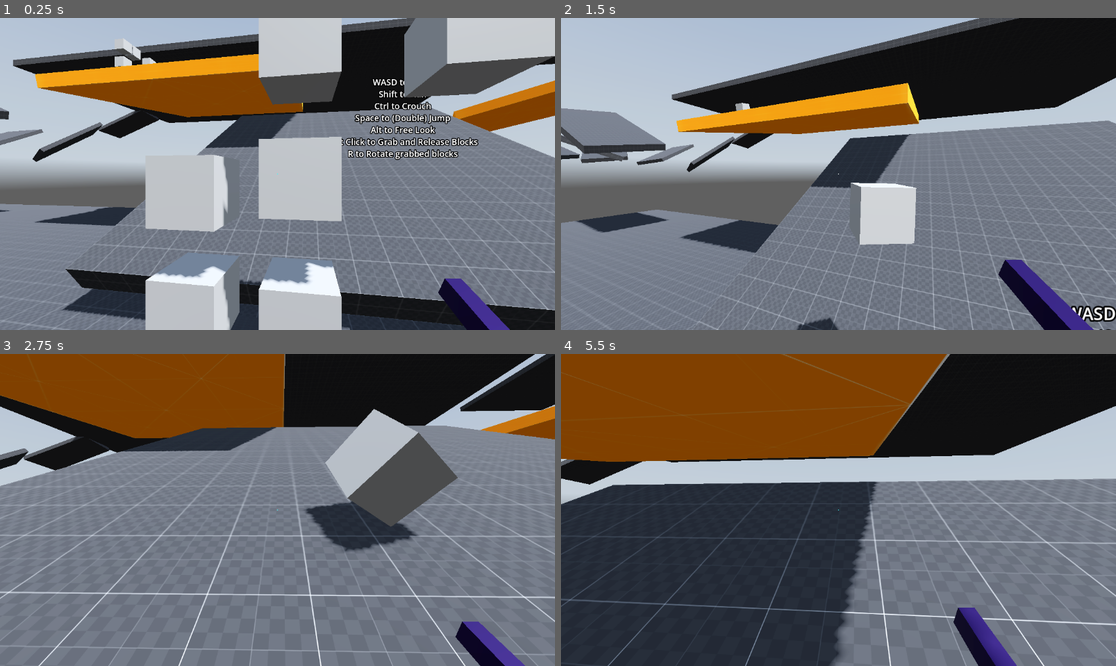
Above: before the commit, frames 1-4 (two rows, left to right).
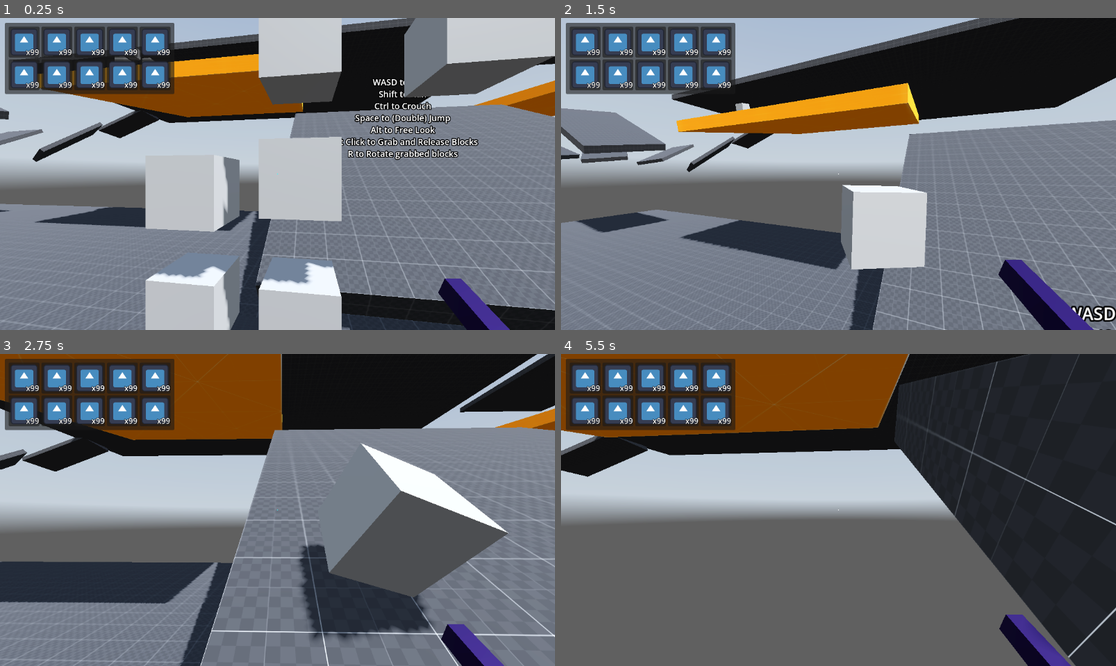
Above: after the commit, the same moments.

Repository: FahadHameed89/GodotPlayground3D
Game: Godot game, scene res://Levels/world.tscn
Two runs of this game, one before a commit and one after it. Both use one fixed random seed, a clock stepped at 60 frames per second and the inputs below. The project has no main scene, so this scene is started directly. The engine's default icon, where the game draws it, is replaced by a stand-in: a white triangle on a blue panel in a dark square. A sky picture missing from this copy of the repository is replaced by a grey-blue gradient.
Inputs (mouse positions are in pixels of both pictures, inside the frame that each line leads up to):
- Up to frame 1 (0.25 s): no input
- Up to frame 2 (1.5 s): tap Enter (ui_accept) at 0.5, 0.77 s; move the mouse to (866, 174) at 0.52 s; hold Ctrl (crouch) 0.53-1.28 s; hold W (forward) from 0.53 s (still down); click (866, 174) at 0.67 s; move the mouse to (810, 174) at 1.27 s; tap Alt (free_look) at 1.35 s
- Up to frame 3 (2.75 s): keep holding W (forward); tap Enter (ui_accept) at 1.52 s; move the mouse to (288, 503) at 2.02 s; click (288, 503) at 2.1 s
- Up to frame 4 (5.5 s): keep holding W (forward); move the mouse to (832, 516) at 2.77 s; tap R (rotate_object) at 2.85 s; click (832, 516) at 2.92 s; tap Enter (ui_accept) at 3.02, 3.77, 4.52 s; move the mouse to (877, 513) at 3.52 s; hold Shift (sprint) 3.53-4.28 s; move the mouse to (794, 506) at 4.27 s; tap F (throw_object) at 4.35 s; move the mouse to (844, 510) at 5.02 s; tap Delete at 5.1 s; click (844, 510) at 5.17 s

The runs differ from the first frame. In frame 1, 14% of the frame differs, in the area x 0-100%, y 1-97%; in frame 2, 16%; in frame 3, 48%; in frame 4, 81%, in the area x 0-100%, y 0-100%.

Commit message:
Added a working test inventory and a basketball area
the basketball area is to test throwing mechanics

Diff:
--- a/Levels/shop_level.tscn
+++ b/Levels/shop_level.tscn
@@ -1,6 +1,7 @@
-[gd_scene load_steps=7 format=3 uid="uid://okh866dfm0eb"]
+[gd_scene load_steps=8 format=3 uid="uid://okh866dfm0eb"]
 
 [ext_resource type="PackedScene" uid="uid://vaufsje4b4d2" path="res://Player/player.tscn" id="1_1whn2"]
+[ext_resource type="PackedScene" uid="uid://b1jucqkcy5i56" path="res://inventory/inventory.tscn" id="2_cdka4"]
 
 [sub_resource type="ProceduralSkyMaterial" id="ProceduralSkyMaterial_7yfvp"]
 sky_horizon_color = Color(0.64625, 0.65575, 0.67075, 1)
@@ -39,3 +40,20 @@
 shape = SubResource("ConcavePolygonShape3D_a7gsn")
 
 [node name="player" parent="." instance=ExtResource("1_1whn2")]
+
+[node name="UI" type="CanvasLayer" parent="."]
+
+[node name="InventoryInterface" type="Control" parent="UI"]
+layout_mode = 3
+anchors_preset = 15
+anchor_right = 1.0
+anchor_bottom = 1.0
+grow_horizontal = 2
+grow_vertical = 2
+
+[node name="PlayerInventory" parent="UI/InventoryInterface" instance=ExtResource("2_cdka4")]
+layout_mode = 0
+offset_left = 10.0
+offset_top = 10.0
+offset_right = 50.0
+offset_bottom = 50.0
--- a/Levels/world.tscn
+++ b/Levels/world.tscn
@@ -1,10 +1,11 @@
-[gd_scene load_steps=15 format=3 uid="uid://68r7nnpsg8u2"]
+[gd_scene load_steps=20 format=3 uid="uid://68r7nnpsg8u2"]
 
 [ext_resource type="Texture2D" uid="uid://cjg8s1k6qsv14" path="res://assets/textures/dev/grids/Dark/texture_07.png" id="1_h4cnm"]
 [ext_resource type="Texture2D" uid="uid://ien1rsl43rvh" path="res://assets/textures/dev/grids/Orange/texture_05.png" id="2_jei86"]
 [ext_resource type="Shader" path="res://assets/shaders/water.gdshader" id="3_1mhbh"]
 [ext_resource type="Texture2D" uid="uid://ccfisp8mco7xb" path="res://assets/hdris/kloofendal_48d_partly_cloudy_puresky_2k.hdr" id="4_inqp2"]
 [ext_resource type="PackedScene" uid="uid://vaufsje4b4d2" path="res://Player/player.tscn" id="5_jw30q"]
+[ext_resource type="Texture2D" uid="uid://ci1t4vha7bplt" path="res://assets/textures/dev/grids/Orange/bball.png" id="6_q0eyo"]
 
 [sub_resource type="StandardMaterial3D" id="StandardMaterial3D_fcx0h"]
 albedo_texture = ExtResource("1_h4cnm")
@@ -31,6 +32,9 @@
 shader_parameter/wave_dir2 = Vector2(0, 1)
 shader_parameter/wave_speed = 0.015
 
+[sub_resource type="StandardMaterial3D" id="StandardMaterial3D_0oq72"]
+albedo_texture = ExtResource("6_q0eyo")
+
 [sub_resource type="PanoramaSkyMaterial" id="PanoramaSkyMaterial_5wfhq"]
 panorama = ExtResource("4_inqp2")
 
@@ -47,6 +51,14 @@
 
 [sub_resource type="BoxMesh" id="BoxMesh_bpu4d"]
 
+[sub_resource type="SphereShape3D" id="SphereShape3D_jy2ma"]
+
+[sub_resource type="StandardMaterial3D" id="StandardMaterial3D_t3743"]
+albedo_texture = ExtResource("6_q0eyo")
+
+[sub_resource type="SphereMesh" id="SphereMesh_wup7t"]
+material = SubResource("StandardMaterial3D_t3743")
+
 [node name="world" type="Node3D"]
 
 [node name="stage" type="Node3D" parent="."]
@@ -130,7 +142,25 @@
 material = SubResource("StandardMaterial3D_fcx0h")
 
 [node name="CSGBox3D5" type="CSGBox3D" parent="stage"]
-transform = Transform3D(0.871291, 0.490767, 0, -0.490767, 0.871291, 0, 0, 0, 1, 33.6195, -18.3513, -13)
+transform = Transform3D(0.871291, 0.490767, 0, -0.490767, 0.871291, 0, 0, 0, 1, 33.6195, -18.3513, -19.2584)
+use_collision = true
+size = Vector3(20, 1, 20)
+material = SubResource("StandardMaterial3D_fcx0h")
+
+[node name="CSGBox3D27" type="CSGBox3D" parent="stage"]
+transform = Transform3D(-2.01907, -0.861061, -0.114738, -1.13883, 1.5308, 0, 0.105815, 0.0451264, -2.18933, 71.4158, -18.3513, -8.41833)
+use_collision = true
+size = Vector3(20, 1, 20)
+material = SubResource("StandardMaterial3D_fcx0h")
+
+[node name="CSGBox3D25" type="CSGBox3D" parent="stage"]
+transform = Transform3D(-0.590371, -0.332535, -0.735447, -0.490767, 0.871291, 0, 0.640788, 0.360933, -0.677582, 67.2285, -18.3513, -28.1724)
+use_collision = true
+size = Vector3(20, 1, 20)
+material = SubResource("StandardMaterial3D_fcx0h")
+
+[node name="CSGBox3D26" type="CSGBox3D" parent="stage"]
+transform = Transform3D(-0.454379, -0.255936, 0.853251, -0.490767, 0.871291, -2.01935e-08, -0.74343, -0.418747, -0.521501, 67.2285, -18.3513, 12.1648)
 use_collision = true
 size = Vector3(20, 1, 20)
 material = SubResource("StandardMaterial3D_fcx0h")
@@ -162,7 +192,7 @@
 material = SubResource("StandardMaterial3D_fcx0h")
 
 [node name="CSGBox3D8" type="CSGBox3D" parent="stage"]
-transform = Transform3D(0.0554363, -0.330038, 0.684801, -0.0527179, 0.814622, 0.291304, -0.350132, -0.174909, 0.064564, 33.8908, -10.9929, 44.9831)
+transform = Transform3D(-1.19017e-07, -0.896173, 0, -1.19017e-07, 1.71231e-15, -2.45806, 2.72279, -3.9173e-08, -1.07445e-07, 89.6647, -1.6739, -8.75257)
 use_collision = true
 size = Vector3(20, 1, 20)
 material = SubResource("StandardMaterial3D_fcx0h")
@@ -223,6 +253,14 @@
 Left Click to Grab and Release Blocks
 R to Rotate grabbed blocks"
 
+[node name="CSGTorus3D" type="CSGTorus3D" parent="stage"]
+transform = Transform3D(1, 0, 0, 0, 1, 0, 0, 0, 1, 78.7335, 0, -9.27929)
+inner_radius = 2.5
+outer_radius = 3.0
+sides = 10
+ring_sides = 5
+material = SubResource("StandardMaterial3D_0oq72")
+
 [node name="env" type="Node3D" parent="."]
 
 [node name="WorldEnvironment" type="WorldEnvironment" parent="env"]
@@ -408,10 +446,46 @@
 mesh = SubResource("BoxMesh_bpu4d")
 
 [node name="RigidBody3D8" type="RigidBody3D" parent="."]
-transform = Transform3D(1, 0, 0, 0, 1, 0, 0, 0, 1, 45, -16.0987, -10.6524)
+transform = Transform3D(1, 0, 0, 0, 1, 0, 0, 0, 1, 70.5156, -6.76745, -3.92076)
 
 [node name="CollisionShape3D" type="CollisionShape3D" parent="RigidBody3D8"]
-shape = SubResource("BoxShape3D_ac8q6")
+shape = SubResource("SphereShape3D_jy2ma")
 
 [node name="MeshInstance3D" type="MeshInstance3D" parent="RigidBody3D8"]
-mesh = SubResource("BoxMesh_bpu4d")
+mesh = SubResource("SphereMesh_wup7t")
+
+[node name="RigidBody3D21" type="RigidBody3D" parent="."]
+transform = Transform3D(1, 0, 0, 0, 1, 0, 0, 0, 1, 70.5156, -6.76745, -10.1258)
+
+[node name="CollisionShape3D" type="CollisionShape3D" parent="RigidBody3D21"]
+shape = SubResource("SphereShape3D_jy2ma")
+
+[node name="MeshInstance3D" type="MeshInstance3D" parent="RigidBody3D21"]
+mesh = SubResource("SphereMesh_wup7t")
+
+[node name="RigidBody3D22" type="RigidBody3D" parent="."]
+transform = Transform3D(1, 0, 0, 0, 1, 0, 0, 0, 1, 70.5156, -3.38251, -16.4533)
+
+[node name="CollisionShape3D" type="CollisionShape3D" parent="RigidBody3D22"]
+shape = SubResource("SphereShape3D_jy2ma")
+
+[node name="MeshInstance3D" type="MeshInstance3D" parent="RigidBody3D22"]
+mesh = SubResource("SphereMesh_wup7t")
+
+[node name="RigidBody3D23" type="RigidBody3D" parent="."]
+transform = Transform3D(1, 0, 0, 0, 1, 0, 0, 0, 1, 70.5156, -5.12357, -13.5529)
+
+[node name="CollisionShape3D" type="CollisionShape3D" parent="RigidBody3D23"]
+shape = SubResource("SphereShape3D_jy2ma")
+
+[node name="MeshInstance3D" type="MeshInstance3D" parent="RigidBody3D23"]
+mesh = SubResource("SphereMesh_wup7t")
+
+[node name="RigidBody3D24" type="RigidBody3D" parent="."]
+transform = Transform3D(1, 0, 0, 0, 1, 0, 0, 0, 1, 70.5156, -5.12357, -7.4533)
+
+[node name="CollisionShape3D" type="CollisionShape3D" parent="RigidBody3D24"]
+shape = SubResource("SphereShape3D_jy2ma")
+
+[node name="MeshInstance3D" type="MeshInstance3D" parent="RigidBody3D24"]
+mesh = SubResource("SphereMesh_wup7t")
--- a/Player/player.tscn
+++ b/Player/player.tscn
@@ -1,9 +1,10 @@
-[gd_scene load_steps=14 format=3 uid="uid://vaufsje4b4d2"]
+[gd_scene load_steps=15 format=3 uid="uid://vaufsje4b4d2"]
 
 [ext_resource type="Script" path="res://Scripts/player.gd" id="1_cqd6y"]
 [ext_resource type="AudioStream" uid="uid://cm2qh6rnenp8l" path="res://assets/audio/footsteps/Steps_floor-002.ogg" id="2_a6mf4"]
 [ext_resource type="Script" path="res://Player/Cursor.gd" id="3_wgfkm"]
 [ext_resource type="Script" path="res://addons/grappling_hook_3d/src/hook_controller.gd" id="4_23ffn"]
+[ext_resource type="PackedScene" uid="uid://b1jucqkcy5i56" path="res://inventory/inventory.tscn" id="4_psaxd"]
 
 [sub_resource type="CapsuleShape3D" id="CapsuleShape3D_8gwa3"]
 
@@ -146,10 +147,10 @@
 target_position = Vector3(0, 0, -15)
 
 [node name="HoldingPosition" type="Marker3D" parent="neck/head/eyes/Camera3D"]
-transform = Transform3D(1, 0, 0, 0, 1, 0, 0, 0, 1, 0, 0, -5)
+transform = Transform3D(1, 0, 0, 0, 1, 0, 0, 0, 1, 0, 0, -4)
 
 [node name="StaticBody3D" type="StaticBody3D" parent="neck/head/eyes/Camera3D"]
-transform = Transform3D(1, 0, 0, 0, 1, 0, 0, 0, 1, 0, 0, -5)
+transform = Transform3D(1, 0, 0, 0, 1, 0, 0, 0, 1, 0, 0, -4)
 
 [node name="Generic6DOFJoint3D" type="Generic6DOFJoint3D" parent="neck/head/eyes/Camera3D"]
 node_a = NodePath("../StaticBody3D")
@@ -204,6 +205,21 @@
 color = Color(0.211765, 1, 1, 1)
 script = ExtResource("3_wgfkm")
 
+[node name="InventoryInterface" type="Control" parent="HUD"]
+layout_mode = 3
+anchors_preset = 15
+anchor_right = 1.0
+anchor_bottom = 1.0
+grow_horizontal = 2
+grow_vertical = 2
+
+[node name="PlayerInventory" parent="HUD/InventoryInterface" instance=ExtResource("4_psaxd")]
+layout_mode = 0
+offset_left = 10.0
+offset_top = 10.0
+offset_right = 50.0
+offset_bottom = 50.0
+
 [node name="HookController" type="Node" parent="." node_paths=PackedStringArray("hook_raycast", "player_body", "hook_source")]
 process_physics_priority = 1
 script = ExtResource("4_23ffn")
--- a/assets/textures/dev/grids/Orange/orange.tres
+++ b/assets/textures/dev/grids/Orange/orange.tres
@@ -1,6 +1,6 @@
 [gd_resource type="StandardMaterial3D" load_steps=2 format=3 uid="uid://dqi4raxlje3fq"]
 
-[ext_resource type="Texture2D" uid="uid://ien1rsl43rvh" path="res://assets/textures/dev/grids/Orange/texture_05.png" id="1_wkbax"]
+[ext_resource type="Texture2D" uid="uid://ci1t4vha7bplt" path="res://assets/textures/dev/grids/Orange/bball.png" id="1_coji6"]
 
 [resource]
-albedo_texture = ExtResource("1_wkbax")
+albedo_texture = ExtResource("1_coji6")
--- /dev/null
+++ b/inventory/inventory.gd
@@ -0,0 +1,17 @@
+extends PanelContainer
+
+const Slot = preload("res://inventory/slot.tscn")
+
+@onready var item_grid = $MarginContainer/ItemGrid
+
+func _ready() -> void:
+	var inv_data = preload("res://test_inv.tres")
+	populate_item_grid(inv_data.slot_datas)
+
+func populate_item_grid(slot_datas: Array[SlotData]) -> void:
+	for child in item_grid.get_children():
+		child.queue_free()
+
+	for slot_data in slot_datas:
+		var slot = Slot.instantiate()
+		item_grid.add_child(slot)
--- a/inventory/inventory.tscn
+++ b/inventory/inventory.tscn
@@ -1,8 +1,11 @@
-[gd_scene format=3 uid="uid://b1jucqkcy5i56"]
+[gd_scene load_steps=2 format=3 uid="uid://b1jucqkcy5i56"]
+
+[ext_resource type="Script" path="res://inventory/inventory.gd" id="1_twgpf"]
 
 [node name="Inventory" type="PanelContainer"]
 offset_right = 40.0
 offset_bottom = 40.0
+script = ExtResource("1_twgpf")
 
 [node name="MarginContainer" type="MarginContainer" parent="."]
 layout_mode = 2
Binary file added: assets/textures/dev/grids/Orange/bball.png
Not shown, added: assets/textures/dev/grids/Orange/bball.png.import
